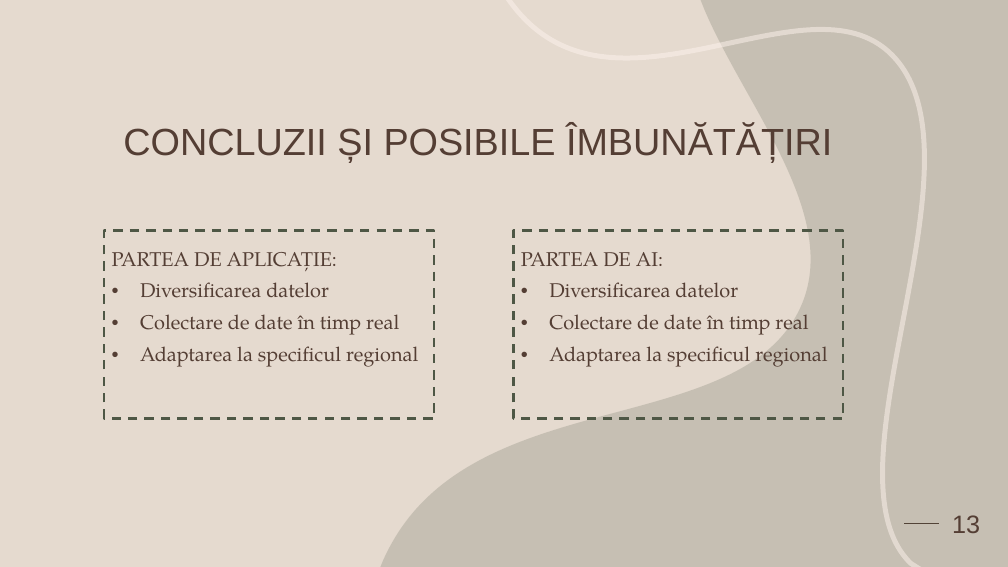
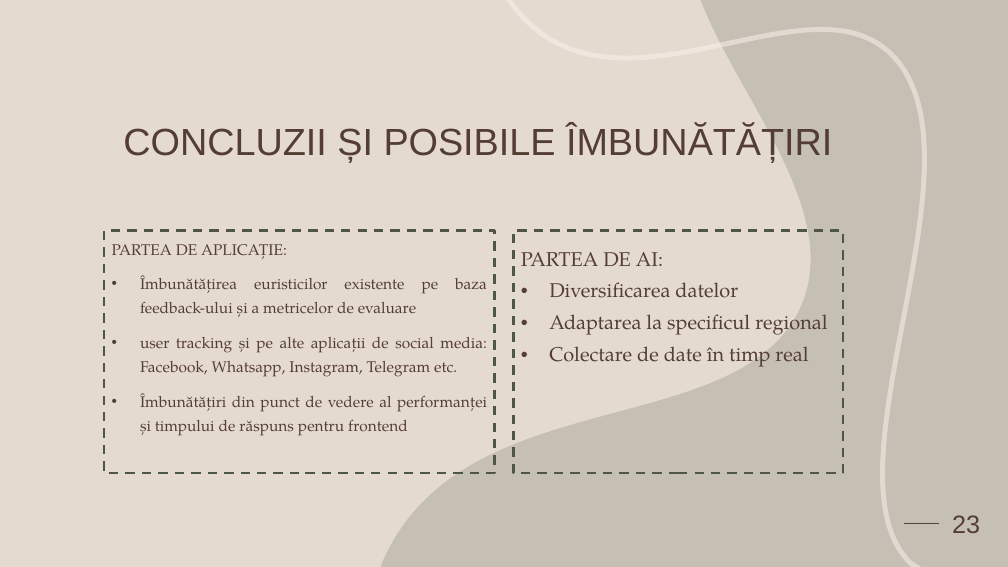
Before and after one commit to Alexandra7a/FuzzyMinds, a slide deck: slide 23 of docs/Teen Mental Health Presentation.pptx (slide 13 before the commit). Drawn at 1008x567 pixels with LibreOffice and Linux fonts; fonts in the diff are those of the drawing. Boxes give left, top, right and bottom in pixels: in the first picture for what was removed or moved away, otherwise in the second. Text is boxed around its words. In the diff, an @@ line names an element or a change of style, - is before the commit and + after.

```diff
--- a/docs/Teen Mental Health Presentation.pptx
+++ b/docs/Teen Mental Health Presentation.pptx
@@ rectangle "PARTEA DE APLICAȚIE:": place and size @@
-rectangle "PARTEA DE APLICAȚIE:" at bbox=[104, 231, 434, 419]
+rectangle "PARTEA DE APLICAȚIE:" at bbox=[104, 231, 495, 473]
@@ rectangle "PARTEA DE AI:": place and size @@
-rectangle "PARTEA DE AI:" at bbox=[513, 231, 843, 419]
+rectangle "PARTEA DE AI:" at bbox=[513, 231, 843, 473]
@@ text in rectangle at bbox=[112, 244, 287, 259]: size 19 to 14.7 pt in "PARTEA DE APLICAȚIE:"; line spacing 1.5 to 1.3 @@
@@ text in rectangle at bbox=[140, 275, 487, 436]: text changed; size 19 to 14.7 pt @@
-• Diversificarea datelor
-• Colectare de date în timp real
-• Adaptarea la specificul regional
+• Îmbunătățirea euristicilor existente pe baza feedback-ului și a metricelor de evaluare
+• user tracking și pe alte aplicații de social media: Facebook, Whatsapp, Instagram, Telegram etc.
+• Îmbunătățiri din punct de vedere al performanței și timpului de răspuns pentru frontend
@@ text in rectangle at bbox=[549, 314, 827, 335]: paragraph added @@
+• Adaptarea la specificul regional
@@ text in rectangle at bbox=[549, 346, 827, 367]: paragraph removed @@
-• Adaptarea la specificul regional
@@ page number at bbox=[952, 515, 980, 533]: text changed @@
-13
+23
```
Also in this commit, not shown: 4 other slides changed, 12 slides added, 2 slides removed, 1 other file.
